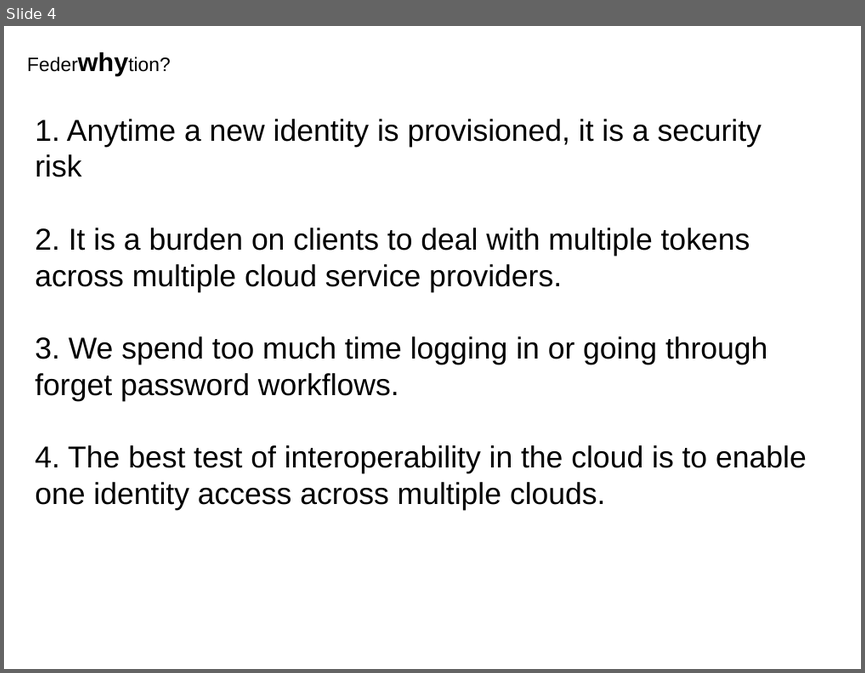
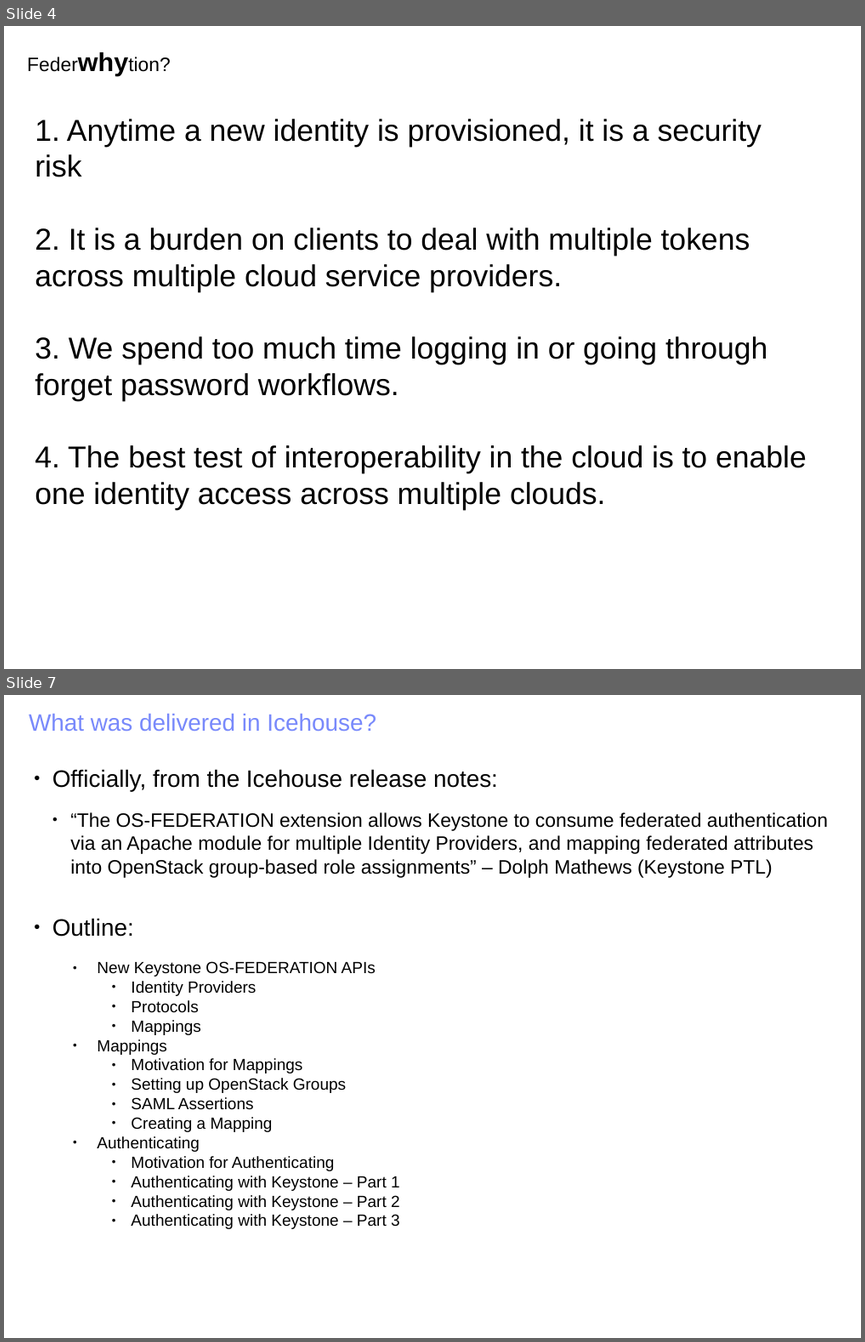
Before and after one commit to joesavak/OpenStackFederation, a slide deck: os-federation.odp. Shown one above the other, each under a label of ours: slide 4 before the commit, slides 4 and 7 after it; the slides between them are not shown. The pictures are 865x673 and 865x1342 pixels, drawn with LibreOffice and Linux fonts; fonts in the diff are those of the drawing. Boxes give left, top, right and bottom in pixels: in the first picture for what was removed or moved away, otherwise in the second. Text is boxed around its words. In the diff, an @@ line names an element or a change of style, - is before the commit and + after.

```diff
--- a/os-federation.odp
+++ b/os-federation.odp
@@ slide 7 added at bbox=[4, 695, 861, 1338], background #FFFFFF @@
@@ text added at bbox=[29, 714, 376, 731], 22 pt, text #7889FB @@
+What was delivered in Icehouse?
@@ text added at bbox=[52, 769, 828, 1229], 15 pt, text #000000 @@
+● Officially, from the Icehouse release notes:
+  ● “The OS-FEDERATION extension allows Keystone to consume federated authentication via an Apache module for multiple Identity Providers, and mapping federated attributes into OpenStack group-based role assignments” – Dolph Mathews (Keystone PTL)
+● Outline:
+  ● New Keystone OS-FEDERATION APIs
+    ● Identity Providers
+    ● Protocols
+    ● Mappings
+  ● Mappings
+    ● Motivation for Mappings
+    ● Setting up OpenStack Groups
+    ● SAML Assertions
+    ● Creating a Mapping
+  ● Authenticating
+    ● Motivation for Authenticating
+    ● Authenticating with Keystone – Part 1
+    ● Authenticating with Keystone – Part 2
+    ● Authenticating with Keystone – Part 3
```
Also in this commit, not shown: 2 slides changed, 11 other slides added, 1 slide removed.
